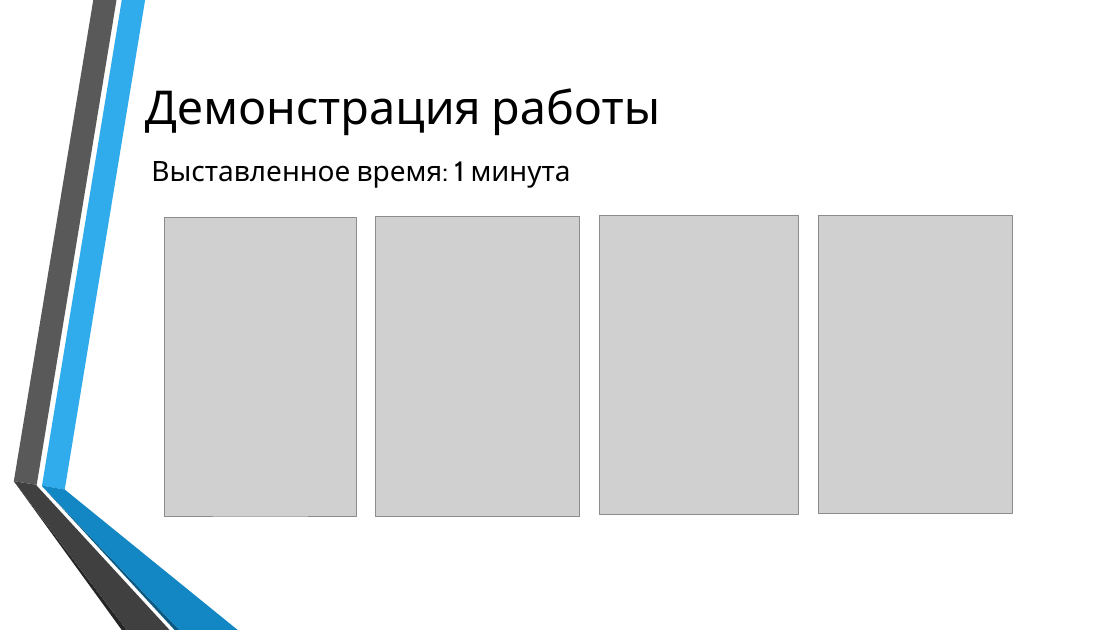
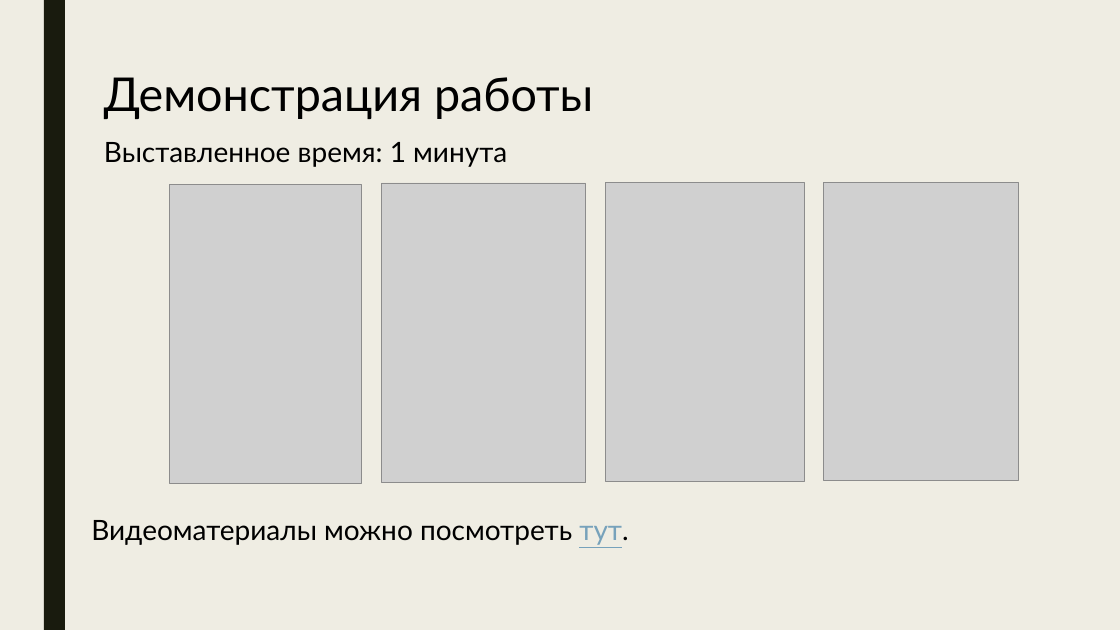
Before and after one commit to Bryanskaya/TimeIsOfTheEssence, a slide deck: slide 10 of Coursework/docs/Презентация_Брянская_ИУ7_52.pptx (slide 13 before the commit). Drawn at 1120x630 pixels with LibreOffice and Linux fonts; fonts in the diff are those of the drawing; grey boxes stand for pictures; background and template pictures are left out. Boxes give left, top, right and bottom in pixels: in the first picture for what was removed or moved away, otherwise in the second. Text is boxed around its words. In the diff, an @@ line names an element or a change of style, - is before the commit and + after.

```diff
--- a/Coursework/docs/Презентация_Брянская_ИУ7_52.pptx
+++ b/Coursework/docs/Презентация_Брянская_ИУ7_52.pptx
@@ background picture (left out) to #EFEDE3 @@
@@ rectangle added at (44, 0, 65, 630), fill #191B0E @@
@@ text "Демонстрация работы": place and size @@
-text "Демонстрация работы" at (145, 88, 660, 136)
+text "Демонстрация работы" at (104, 77, 593, 119)
@@ text "Демонстрация работы" at (104, 77, 593, 119): font Cabin to Lato @@
@@ text "Выставленное время: 1 минута" at (104, 142, 507, 167): font Cabin to Lato @@
@@ text "Выставленное время: 1 минута": place and size @@
-text "Выставленное время: 1 минута" at (151, 161, 571, 188)
+text "Выставленное время: 1 минута" at (104, 142, 507, 167)
@@ 4 pictures: place and size @@
-4 pictures at (164, 216, 1013, 516)
+4 pictures at (170, 183, 1019, 483)
@@ group removed at (13, 0, 238, 630): 6 freeform shapes @@
@@ text added at (91, 520, 628, 545), 24 pt, text #000000 @@
+Видеоматериалы можно посмотреть тут.
```
Also in this commit, not shown: 12 other slides changed, 5 slides removed.
